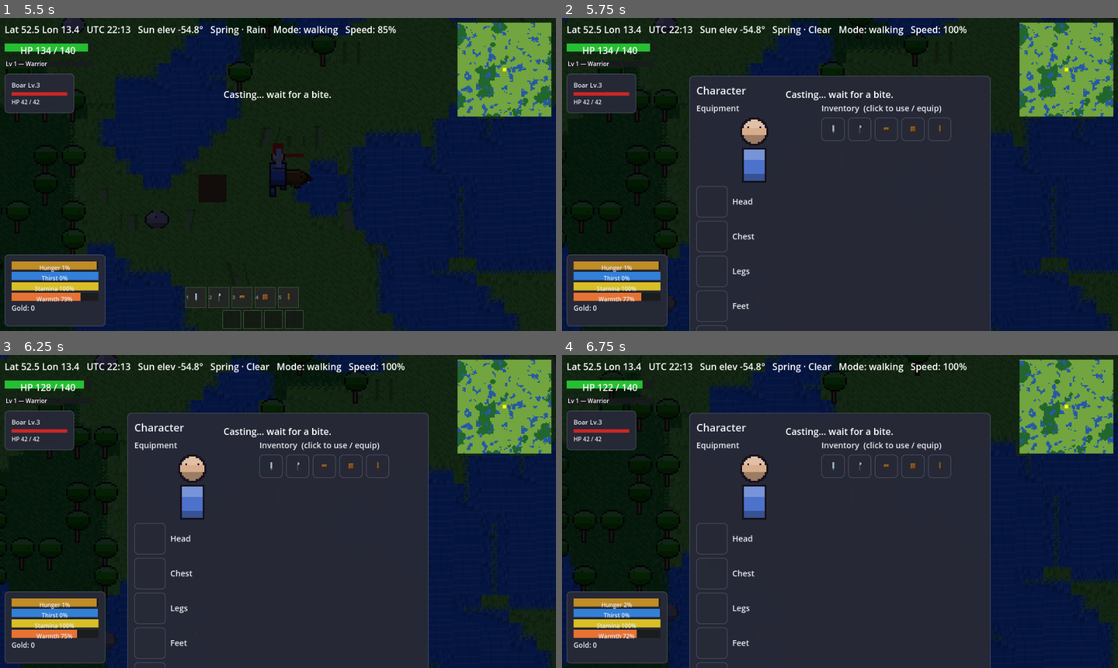
Above: before the commit, frames 1-4 (two rows, left to right).
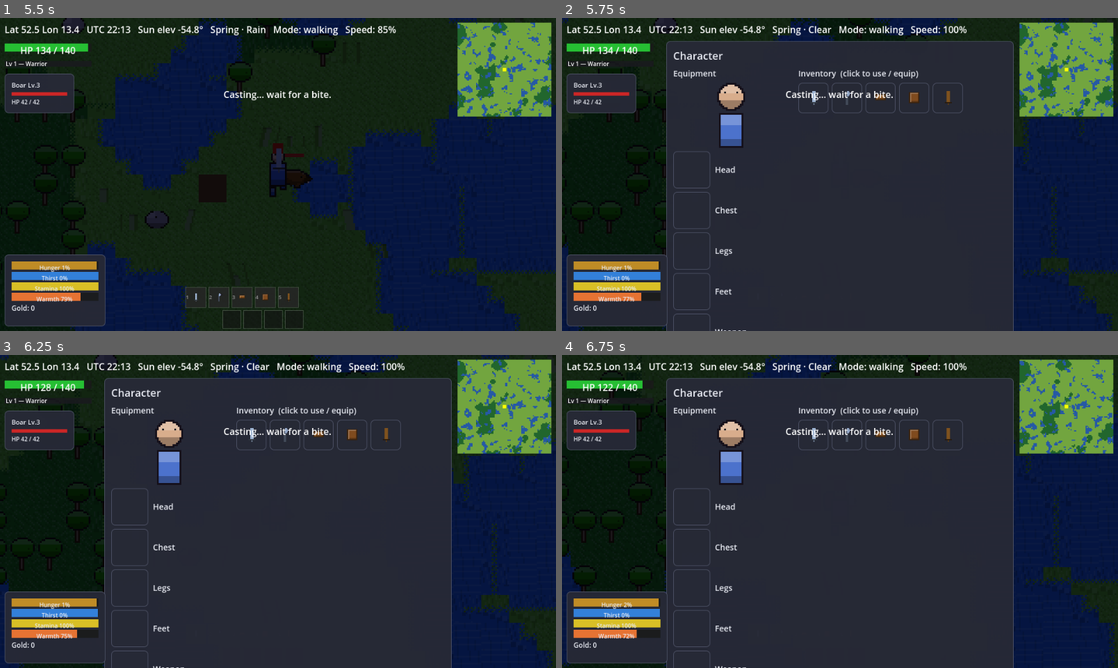
Above: after the commit, the same moments.

Repository: 269652/aleph-alpha
Game: Godot game, scene res://scenes/world.tscn
Same seed, same stepped clock (60 frames per second), same inputs: the game is played once before the commit and once after it.
Inputs (mouse positions are in pixels of both pictures, inside the frame that each line leads up to):
- Up to frame 1 (5.5 s): click "New Game (Single-Player)" at 0.5 s; click "Start" at 1.25 s; tap Enter at 2 s; move the mouse to (400, 158) at 2.02 s; hold D (move_right) 2.03-2.75 s; hold Shift (block) 2.03-2.75 s; click (400, 158) at 2.17 s; tap B (build) at 2.3 s; drag from (166, 190) to (250, 237) at 2.77 s; move the mouse to (333, 105) at 3.52 s; hold D (move_right) 3.53-4.25 s; hold F (fish) 3.53-4.25 s; click (333, 105) at 3.67 s; tap Shift (block) at 3.8 s; drag from (250, 237) to (111, 127) at 4.27 s; move the mouse to (444, 221) at 5.02 s; hold A (move_left) from 5.03 s (still down); hold Shift (block) from 5.03 s (still down); click (444, 221) at 5.17 s; tap F (fish) at 5.3 s
- Up to frame 2 (5.75 s): keep holding A (move_left); keep holding Shift (block); tap I (toggle_inventory) at 5.65 s
- Up to frame 3 (6.25 s): release A (move_left) at 5.75 s; release Shift (block) at 5.75 s; tap Enter at 5.75 s; drag from (111, 464) to (194, 433) at 5.77 s
- Up to frame 4 (6.75 s): tap Enter at 6.5 s; move the mouse to (867, 511) at 6.52 s; hold S (move_down) from 6.53 s (still down); hold Q (destroy) from 6.53 s (still down); click (867, 511) at 6.67 s

Frame 1 is identical in both runs. In frame 2, 17% of the frame differs, in the area x 18-82%, y 7-100%; in frame 3, 17%; in frame 4, 17%.

Commit message:
Improve inventory UI: recognizable campfire/furnace icons, real tooltips
Fixes two concrete reported problems. First, campfire/furnace items were
using leftover generic "oval"/"armor" shapes from before the placeable-item
work (a campfire looked like a piece of fruit, a furnace looked like a
chestplate) -- both now get dedicated, multi-toned art (crossed logs + a
color-graded flame; a stone block with a glowing firebox) so they're
identifiable without hovering. Second, item tooltips had no theme entry at
all and fell back to Godot's plain default engine tooltip, easy to miss
against this game's dark custom theme -- UiTheme now styles TooltipPanel/
TooltipLabel to match the rest of the UI, and tooltip text now shows the
item's kind and stack count, not just its name. Also bumps slot/icon size
(40->52 / 30->40) for legibility and adds a hover highlight, with the
inventory window's minimum size (and World's matching anchor box, per the
off-screen bug fixed earlier) enlarged to fit.

Co-Authored-By: Claude Sonnet 5 <noreply@anthropic.com>

Diff:
--- a/scenes/inventory_window.gd
+++ b/scenes/inventory_window.gd
@@ -15,13 +15,22 @@
 signal item_clicked(item_id: String)
 signal unequip_requested(slot: String)
 
-const SLOT_SIZE := 40.0
-const ICON_SIZE := 30.0
+const SLOT_SIZE := 52.0
+const ICON_SIZE := 40.0
 const GRID_COLUMNS := 6
 
 ## Display labels for the paperdoll slots.
 const SLOT_LABELS := {
 	"head": "Head", "chest": "Chest", "legs": "Legs", "feet": "Feet", "weapon": "Weapon",
+}
+
+## Human-readable label per Item.kind, shown as a tooltip's second line (see
+## _build_item_slot) -- "real game" tooltips show what an item IS, not just
+## its name, e.g. "Campfire / Placeable" makes it obvious at a glance that
+## it's something you build, not something you eat or wear.
+const KIND_LABELS := {
+	"weapon": "Weapon", "tool": "Tool", "armor": "Armor", "food": "Food",
+	"potion": "Potion", "placeable": "Placeable", "material": "Material",
 }
 
 var _item_sprite := ProceduralItemSprite.new()
@@ -34,7 +43,12 @@
 
 func _ready() -> void:
 	visible = false
-	custom_minimum_size = Vector2(520, 340)
+	# Bumped alongside SLOT_SIZE/ICON_SIZE (52/40, up from 40/30) for
+	# legibility -- keep this comfortably larger than the paperdoll (5 slots
+	# tall) + item grid actually need, matching World's _build_inventory_window
+	# offsets, which must stay >= this size or the window renders off-screen
+	# (see that function's own comment on the bug this caused before).
+	custom_minimum_size = Vector2(600, 460)
 
 	var root := VBoxContainer.new()
 	root.add_theme_constant_override("separation", 8)
@@ -160,7 +174,9 @@
 	box.custom_minimum_size = Vector2(SLOT_SIZE, SLOT_SIZE)
 	box.mouse_filter = Control.MOUSE_FILTER_STOP
 	box.gui_input.connect(_on_item_gui_input.bind(stack.item.id))
-	box.tooltip_text = stack.item.display_name
+	box.tooltip_text = _item_tooltip_text(stack)
+	box.mouse_entered.connect(func(): box.modulate = Color(1.15, 1.15, 1.15))
+	box.mouse_exited.connect(func(): box.modulate = Color(1, 1, 1))
 
 	var icon := TextureRect.new()
 	icon.texture = _item_sprite.generate_texture(stack.item.id)
@@ -179,6 +195,17 @@
 	return box
 
 
+## "Iron Sword" -> "Iron Sword\nWeapon" (name, then kind), and a stack count
+## line when there's more than one -- so hovering tells you what an item is,
+## not just its name, matching Diablo/Terraria-style tooltips rather than
+## Godot's plain default hover text.
+func _item_tooltip_text(stack) -> String:
+	var lines := [stack.item.display_name, KIND_LABELS.get(stack.item.kind, stack.item.kind.capitalize())]
+	if stack.count > 1:
+		lines.append("x%d" % stack.count)
+	return "\n".join(lines)
+
+
 func _on_item_gui_input(event: InputEvent, item_id: String) -> void:
 	if event is InputEventMouseButton and event.pressed and event.button_index == MOUSE_BUTTON_LEFT:
 		item_clicked.emit(item_id)
--- a/scenes/world.gd
+++ b/scenes/world.gd
@@ -310,15 +310,18 @@
 	_inventory_window = InventoryWindow.new()
 	_inventory_window.theme = _ui_theme
 	# Centered, and sized to match InventoryWindow's own custom_minimum_size
-	# (520x340) exactly -- the previous TOP_RIGHT box (300x200) was smaller
+	# (600x460) exactly -- the previous TOP_RIGHT box (300x200) was smaller
 	# than the window's real minimum size, pushing it off the 960x540
 	# viewport. Matches this file's other popup windows (dev console,
-	# settings overlay), which already anchor to PRESET_CENTER.
+	# settings overlay), which already anchor to PRESET_CENTER. Keep this in
+	# sync with InventoryWindow._ready()'s custom_minimum_size if that ever
+	# changes (e.g. SLOT_SIZE/ICON_SIZE tuning) -- undersizing this box
+	# reintroduces the off-screen bug.
 	_inventory_window.set_anchors_preset(Control.PRESET_CENTER)
-	_inventory_window.offset_left = -260.0
-	_inventory_window.offset_top = -170.0
-	_inventory_window.offset_right = 260.0
-	_inventory_window.offset_bottom = 170.0
+	_inventory_window.offset_left = -300.0
+	_inventory_window.offset_top = -230.0
+	_inventory_window.offset_right = 300.0
+	_inventory_window.offset_bottom = 230.0
 	_ui.add_child(_inventory_window)
 	_inventory_window.item_clicked.connect(_on_inventory_item_clicked)
 	_inventory_window.unequip_requested.connect(_on_inventory_unequip_requested)
--- a/src/rendering/procedural_item_sprite.gd
+++ b/src/rendering/procedural_item_sprite.gd
@@ -29,7 +29,7 @@
 	"iron_sword": {"color": Color(0.75, 0.78, 0.82), "shape": "sword"},
 	"iron_axe": {"color": Color(0.7, 0.73, 0.78), "shape": "axe"},
 	"torch": {"color": Color(0.65, 0.4, 0.15), "shape": "sword"},
-	"campfire": {"color": Color(0.85, 0.45, 0.1), "shape": "oval"},
+	"campfire": {"color": Color(0.85, 0.45, 0.1), "shape": "campfire"},
 	"cooked_meat": {"color": Color(0.45, 0.22, 0.12), "shape": "round"},
 	"rock": {"color": Color(0.55, 0.55, 0.58), "shape": "round"},
 	"stick": {"color": Color(0.45, 0.32, 0.18), "shape": "sword"},
@@ -49,7 +49,7 @@
 	"leather_boots": {"color": Color(0.4, 0.27, 0.16), "shape": "boots"},
 	"iron_ingot": {"color": Color(0.72, 0.74, 0.8), "shape": "oval"},
 	"copper_ingot": {"color": Color(0.8, 0.5, 0.32), "shape": "oval"},
-	"furnace": {"color": Color(0.42, 0.4, 0.42), "shape": "armor"},
+	"furnace": {"color": Color(0.42, 0.4, 0.42), "shape": "furnace"},
 	"iron_helm": {"color": Color(0.72, 0.74, 0.8), "shape": "helm"},
 	"iron_chest": {"color": Color(0.68, 0.7, 0.77), "shape": "armor"},
 	"iron_legs": {"color": Color(0.64, 0.66, 0.73), "shape": "legs"},
@@ -85,6 +85,10 @@
 			_draw_plate(image, base, 4, 2, SIZE - 4, SIZE - 2)  # narrower greaves
 		"boots":
 			_draw_plate(image, base, 3, 8, SIZE - 3, SIZE - 2)  # short, low boots
+		"campfire":
+			_draw_campfire(image)
+		"furnace":
+			_draw_furnace(image, base)
 		_:
 			_draw_blob(image, base, 0.36, 0.36)
 
@@ -111,6 +115,62 @@
 			image.set_pixel(x, y, color)
 
 
+const LOG_COLOR := Color(0.4, 0.26, 0.14)
+const LOG_HIGHLIGHT := Color(0.52, 0.35, 0.2)
+const EMBER_COLOR := Color(0.25, 0.12, 0.08)
+const FLAME_BASE := Color(0.85, 0.15, 0.08)
+const FLAME_TIP := Color(0.98, 0.78, 0.18)
+const FURNACE_GLOW := Color(0.9, 0.35, 0.1)
+const FURNACE_OPENING := Color(0.15, 0.08, 0.05)
+
+
+## Two crossed logs on dark embers, with a tapering flame (color-graded red
+## at its base to yellow at its tip -- a real gradient, not one shaded hue
+## like the generic blob shapes) rising above them. The one item silhouette
+## that needs to read as "fire" at a glance, not just "some orange thing".
+func _draw_campfire(image: Image) -> void:
+	var log_row_start := int(SIZE * 0.65)
+	for y in range(log_row_start, SIZE - 1):
+		var t := float(y - log_row_start) / maxf(float(SIZE - 1 - log_row_start), 1.0)
+		var diag1_x := 2 + int(t * (SIZE - 5))
+		var diag2_x := SIZE - 3 - int(t * (SIZE - 5))
+		for x in SIZE:
+			var on_diag1 := absi(x - diag1_x) <= 1
+			var on_diag2 := absi(x - diag2_x) <= 1
+			if on_diag1 or on_diag2:
+				image.set_pixel(x, y, LOG_HIGHLIGHT if x <= diag1_x else LOG_COLOR)
+	for x in range(3, SIZE - 3):
+		image.set_pixel(x, SIZE - 1, EMBER_COLOR)
+
+	var flame_top := 1
+	var cx := SIZE / 2.0
+	for y in range(flame_top, log_row_start):
+		var t := float(y - flame_top) / maxf(float(log_row_start - flame_top), 1.0)  # 0 at tip, 1 at base
+		var half_width := lerpf(0.5, SIZE * 0.22, t)
+		var color := FLAME_TIP.lerp(FLAME_BASE, t)
+		for x in SIZE:
+			if absf(x + 0.5 - (cx + sin(t * PI) * 0.6)) <= half_width:
+				image.set_pixel(x, y, color)
+
+
+## A grey stone block (reusing the shaded-plate technique) with a dark
+## firebox opening glowing warm orange from within -- distinct in both
+## silhouette and color from the flat single-hue armor-plate shape it used to
+## share with leather/iron chest pieces.
+func _draw_furnace(image: Image, base: Color) -> void:
+	_draw_plate(image, base, 2, 3, SIZE - 2, SIZE - 1)
+	var opening_x0 := SIZE / 2 - 3
+	var opening_x1 := SIZE / 2 + 3
+	var opening_y0 := SIZE - 7
+	var opening_y1 := SIZE - 2
+	for y in range(opening_y0, opening_y1):
+		for x in range(opening_x0, opening_x1):
+			image.set_pixel(x, y, FURNACE_OPENING)
+	for y in range(opening_y0 + 1, opening_y1 - 1):
+		for x in range(opening_x0 + 1, opening_x1 - 1):
+			image.set_pixel(x, y, FURNACE_GLOW)
+
+
 ## A shaded, outlined ellipse centered in the sprite (round or oval).
 func _draw_blob(image: Image, base: Color, radius_x_frac: float, radius_y_frac: float) -> void:
 	var center := Vector2(SIZE / 2.0, SIZE / 2.0)
--- a/src/ui/ui_theme.gd
+++ b/src/ui/ui_theme.gd
@@ -44,6 +44,15 @@
 	return _flat(color, BUTTON_MARGIN, PANEL_BORDER, BORDER_WIDTH)
 
 
+## The background for hover tooltips (e.g. InventoryWindow's item slots).
+## Deliberately near-black rather than PANEL_BG -- a tooltip floats *above*
+## everything else and needs to read as a distinct top layer, not blend into
+## whatever panel it's hovering over, with the gold ACCENT as a thin border
+## so it pops instead of looking like Godot's plain default engine tooltip.
+func tooltip_stylebox() -> StyleBoxFlat:
+	return _flat(Color(0.05, 0.05, 0.07, 0.98), 8.0, ACCENT, BORDER_WIDTH)
+
+
 ## Builds the Theme resource assigned to every UI root Control (menus, windows,
 ## HUD). Styles PanelContainer/Button/Label/LineEdit consistently.
 func build_theme() -> Theme:
@@ -68,6 +77,10 @@
 	theme.set_color("font_color", "LineEdit", TEXT)
 	theme.set_color("font_placeholder_color", "LineEdit", TEXT_MUTED)
 
+	theme.set_stylebox("panel", "TooltipPanel", tooltip_stylebox())
+	theme.set_color("font_color", "TooltipLabel", TEXT)
+	theme.set_font_size("font_size", "TooltipLabel", BASE_FONT_SIZE)
+
 	return theme
 
 
--- a/tests/unit/test_procedural_item_sprite.gd
+++ b/tests/unit/test_procedural_item_sprite.gd
@@ -157,3 +157,55 @@
 func test_fishing_rod_has_non_fallback_art():
 	var fallback: PackedByteArray = generator.generate_image("definitely_unknown_rod").get_data()
 	assert_ne(generator.generate_image("fishing_rod").get_data(), fallback)
+
+
+## Placeable structures (see item_catalog.gd's "placeable" kind) previously
+## reused the generic "oval"/"armor" blob shapes -- which only ever shade ONE
+## base hue (highlight/shadow of the same color), so a campfire was just an
+## orange blob (indistinguishable in SILHOUETTE from fruit/hide/any other oval
+## item) and a furnace was just a grey chestplate. They now get dedicated,
+## genuinely multi-toned shapes: a campfire needs a brown log color AND a
+## separate warm flame color; a furnace needs a grey stone color AND a
+## separate glowing firebox color -- something no single-hue blob/plate shade
+## can ever produce, so this can't accidentally pass against the old shapes.
+func _has_hue_family_pixel(image: Image, predicate: Callable) -> bool:
+	for y in ProceduralItemSprite.SIZE:
+		for x in ProceduralItemSprite.SIZE:
+			var p := image.get_pixel(x, y)
+			if p.a > 0.0 and predicate.call(p):
+				return true
+	return false
+
+
+func test_campfire_has_both_a_log_brown_pixel_and_a_separate_flame_colored_pixel():
+	var image := generator.generate_image("campfire")
+	var is_log_brown := func(p: Color) -> bool: return p.r > 0.25 and p.r < 0.6 and p.g < p.r and p.b < p.g + 0.05
+	var is_flame := func(p: Color) -> bool: return p.r > 0.7 and p.g > 0.25 and p.b < 0.3
+	assert_true(_has_hue_family_pixel(image, is_log_brown), "campfire should have a distinct log/wood-brown pixel")
+	assert_true(_has_hue_family_pixel(image, is_flame), "campfire should have a distinct warm flame pixel")
+
+
+func test_furnace_has_both_a_grey_stone_pixel_and_a_separate_glowing_firebox_pixel():
+	var image := generator.generate_image("furnace")
+	var is_grey_stone := func(p: Color) -> bool: return absf(p.r - p.g) < 0.08 and absf(p.g - p.b) < 0.08
+	var is_glow := func(p: Color) -> bool: return p.r > 0.6 and p.g > 0.2 and p.b < 0.35
+	assert_true(_has_hue_family_pixel(image, is_grey_stone), "furnace should have a distinct grey stone pixel")
+	assert_true(_has_hue_family_pixel(image, is_glow), "furnace should have a distinct glowing firebox pixel")
+
+
+func test_campfire_and_furnace_look_different_from_each_other_and_from_generic_shapes():
+	var campfire := generator.generate_image("campfire")
+	var furnace := generator.generate_image("furnace")
+	var fruit := generator.generate_image("fruit")
+	var armor := generator.generate_image("leather_chest")
+
+	var any_differs := func(a: Image, b: Image) -> bool:
+		for y in ProceduralItemSprite.SIZE:
+			for x in ProceduralItemSprite.SIZE:
+				if a.get_pixel(x, y) != b.get_pixel(x, y):
+					return true
+		return false
+
+	assert_true(any_differs.call(campfire, furnace), "campfire and furnace should look different from each other")
+	assert_true(any_differs.call(campfire, fruit), "campfire should no longer reuse the generic oval/fruit look")
+	assert_true(any_differs.call(furnace, armor), "furnace should no longer reuse the generic armor-plate look")
--- a/tests/unit/test_ui_theme.gd
+++ b/tests/unit/test_ui_theme.gd
@@ -55,3 +55,16 @@
 		(a.get_stylebox("panel", "PanelContainer") as StyleBoxFlat).bg_color,
 		(b.get_stylebox("panel", "PanelContainer") as StyleBoxFlat).bg_color
 	)
+
+
+## Item/slot hover tooltips (e.g. InventoryWindow's item grid) previously had
+## no theme entry at all, so Godot fell back to its plain default engine
+## tooltip -- easy to miss and visually inconsistent against this game's dark
+## custom theme. Tooltips now get real, on-brand styling.
+func test_build_theme_styles_tooltips_to_match_the_rest_of_the_ui():
+	var theme := ui.build_theme()
+	assert_true(theme.has_stylebox("panel", "TooltipPanel"))
+	var tooltip_sb := theme.get_stylebox("panel", "TooltipPanel") as StyleBoxFlat
+	assert_true(tooltip_sb is StyleBoxFlat)
+	assert_lt(tooltip_sb.bg_color.v, 0.35, "tooltip background should be dark, matching the rest of the UI")
+	assert_eq(theme.get_color("font_color", "TooltipLabel"), UiTheme.TEXT)
